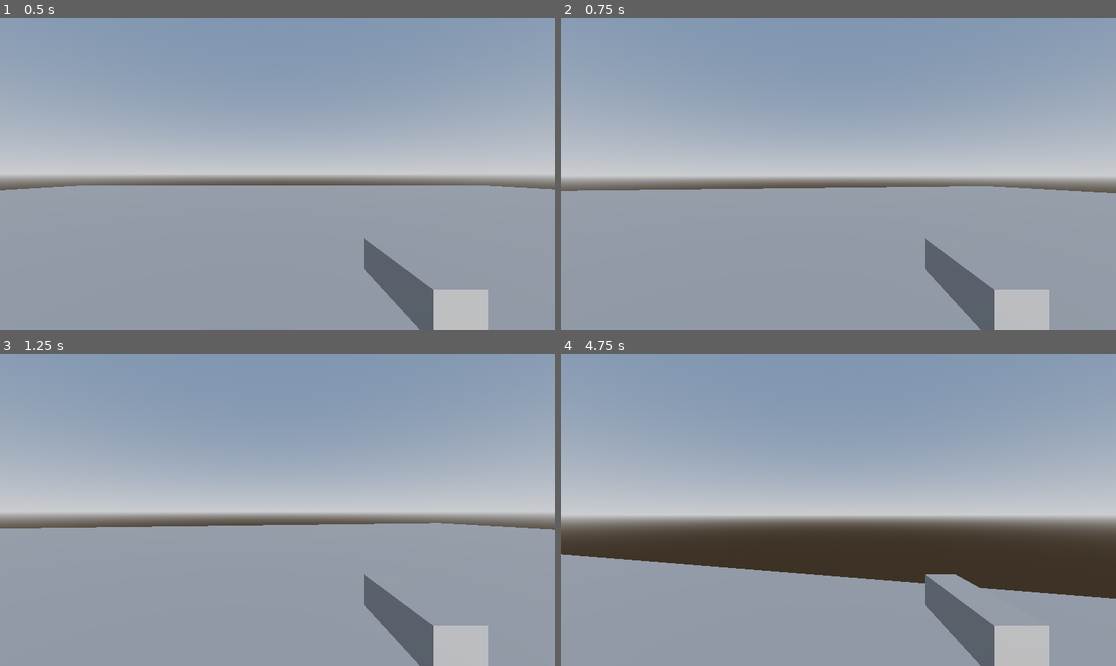
Above: before the commit, frames 1-4 (two rows, left to right).
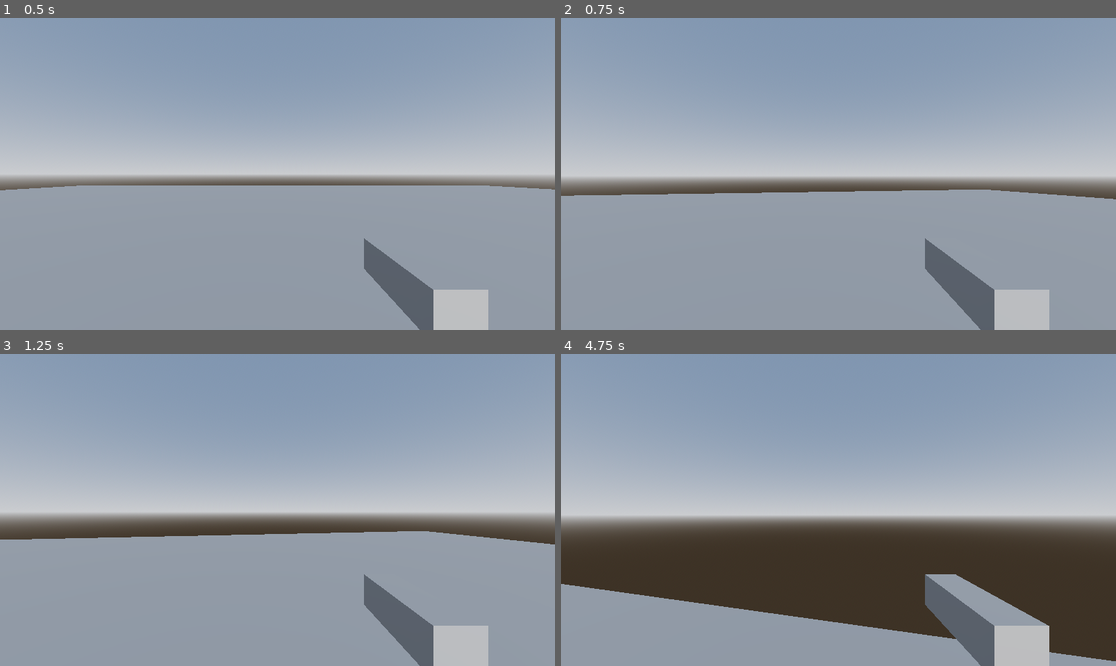
Above: after the commit, the same moments.

Repository: rsrasmu2/Brackeys2025
Game: Godot game, scene res://assets/test_environment/test_environment.tscn
The game is run twice, just before and just after one commit, with the same random seed, the same clock (stepped at 60 frames per second) and the same inputs. This scene is started directly instead of the project's main scene.
Inputs (mouse positions are in pixels of both pictures, inside the frame that each line leads up to):
- Up to frame 1 (0.5 s): no input
- Up to frame 2 (0.75 s): tap Enter at 0.5 s; move the mouse to (866, 174) at 0.52 s; hold W (move_forward) from 0.53 s (still down); tap Space (jump, bound only after the commit) at 0.6 s; click (866, 174) at 0.67 s
- Up to frame 3 (1.25 s): keep holding W (move_forward); tap Space (jump, bound only after the commit) at 0.77, 1.07 s
- Up to frame 4 (4.75 s): keep holding W (move_forward); move the mouse to (810, 510) at 1.27 s; click (810, 510) at 1.35 s; tap Space (jump, bound only after the commit) at 1.52, 1.55, 1.82, 2.3, 3.02, 3.05, 3.32, 3.77, 3.8, 4.07, 4.52, 4.55 s; move the mouse to (849, 503) at 2.02 s; hold Alt 2.03-2.78 s; move the mouse to (832, 516) at 2.77 s; tap Shift at 2.85 s; click (832, 516) at 2.92 s; move the mouse to (877, 513) at 3.52 s; hold Ctrl 3.53-4.28 s; move the mouse to (794, 506) at 4.27 s; tap 1 at 4.35 s

Frame 1 is identical in both runs. In frame 2, 1.4% of the frame differs, in the area x 0-100%, y 53-59%; in frame 3, 3.2%; in frame 4, 12%, in the area x 0-100%, y 64-99%.

Commit message:
Add Terrain3D and basic movement

Diff:
--- a/assets/player/mouse_rotation.gd
+++ b/assets/player/mouse_rotation.gd
@@ -29,5 +29,4 @@
 
 	horizontal_rotator.rotate_y(-event.relative.x * mouse_sensitivity)
 	var target_vertical_rotation: float = clamp(vertical_rotator.rotation.x - event.relative.y * mouse_sensitivity, _min_x_rad, _max_x_rad)
-	print(str(vertical_rotator.rotation.x) + " vs " + str(target_vertical_rotation))
 	vertical_rotator.rotation.x = target_vertical_rotation
--- a/assets/player/player.gd
+++ b/assets/player/player.gd
@@ -1,12 +1,39 @@
 class_name Player
 extends CharacterBody3D
 
+const ACCELERATION: float = 2.0
+const STOP_FORCE: float = 30.0
 const SPEED: float = 5.0
 const JUMP_VELOCITY: float = 4.5
 
+const GRAVITY: float = 9.8
+
 func _physics_process(delta: float) -> void:
+	# Apply gravity
+	if !is_on_floor():
+		velocity.y -= GRAVITY * delta
+
 	move_and_slide()
 
 func set_horizontal_velocity(direction: Vector2) -> void:
-	velocity.x = direction.x * SPEED
-	velocity.z = direction.y * SPEED
+	var to_add = direction * ACCELERATION
+	if to_add.x == 0:
+		var target_stop = STOP_FORCE * -sign(velocity.x)
+		if sign(target_stop) == sign(velocity.x):
+			target_stop = -velocity.x
+		to_add.x = target_stop
+	if to_add.y == 0:
+		var target_stop = STOP_FORCE * -sign(velocity.z)
+		if sign(target_stop) == sign(velocity.z):
+			target_stop = -velocity.z
+		to_add.y = target_stop
+
+	var target_x = clamp(velocity.x + to_add.x, -SPEED, SPEED)
+	var target_z = clamp(velocity.z + to_add.y, -SPEED, SPEED)
+
+	velocity.x = target_x
+	velocity.z = target_z
+
+func try_jump() -> void:
+	if is_on_floor():
+		velocity.y = JUMP_VELOCITY
--- a/assets/player/player_movement.gd
+++ b/assets/player/player_movement.gd
@@ -3,7 +3,10 @@
 
 @export var target: Player
 
-func _process(delta: float) -> void:
+func _process(_delta: float) -> void:
 	var direction: Vector2 = Input.get_vector("move_left", "move_right", "move_forward", "move_backward")
 	direction = direction.rotated(-target.rotation.y)
 	target.set_horizontal_velocity(direction)
+
+	if Input.is_action_just_pressed("jump"):
+		target.try_jump()
--- a/project.godot
+++ b/project.godot
@@ -59,6 +59,11 @@
 "events": [Object(InputEventKey,"resource_local_to_scene":false,"resource_name":"","device":-1,"window_id":0,"alt_press …(192 unchanged characters)…
 ]
 }
+jump={
+"deadzone": 0.2,
+"events": [Object(InputEventKey,"resource_local_to_scene":false,"resource_name":"","device":-1,"window_id":0,"alt_pressed":false,"shift_pressed":false,"ctrl_pressed":false,"meta_pressed":false,"pressed":false,"keycode":0,"physical_keycode":32,"key_label":0,"unicode":32,"location":0,"echo":false,"script":null)
+]
+}
 
 [physics]
 
Not shown, added: addons/terrain_3d/LICENSE.txt
Not shown, added: addons/terrain_3d/brushes/.gdignore
Binary file added: addons/terrain_3d/brushes/acrylic1.exr
Binary file added: addons/terrain_3d/brushes/circle0.exr
Binary file added: addons/terrain_3d/brushes/circle1.exr
Binary file added: addons/terrain_3d/brushes/circle2.exr
Binary file added: addons/terrain_3d/brushes/circle3.exr
Binary file added: addons/terrain_3d/brushes/circle4.exr
Binary file added: addons/terrain_3d/brushes/hill1.exr
Binary file added: addons/terrain_3d/brushes/hill2.exr
Binary file added: addons/terrain_3d/brushes/mountain1.exr
Binary file added: addons/terrain_3d/brushes/mountain2.exr
(and 136 more such lines)
